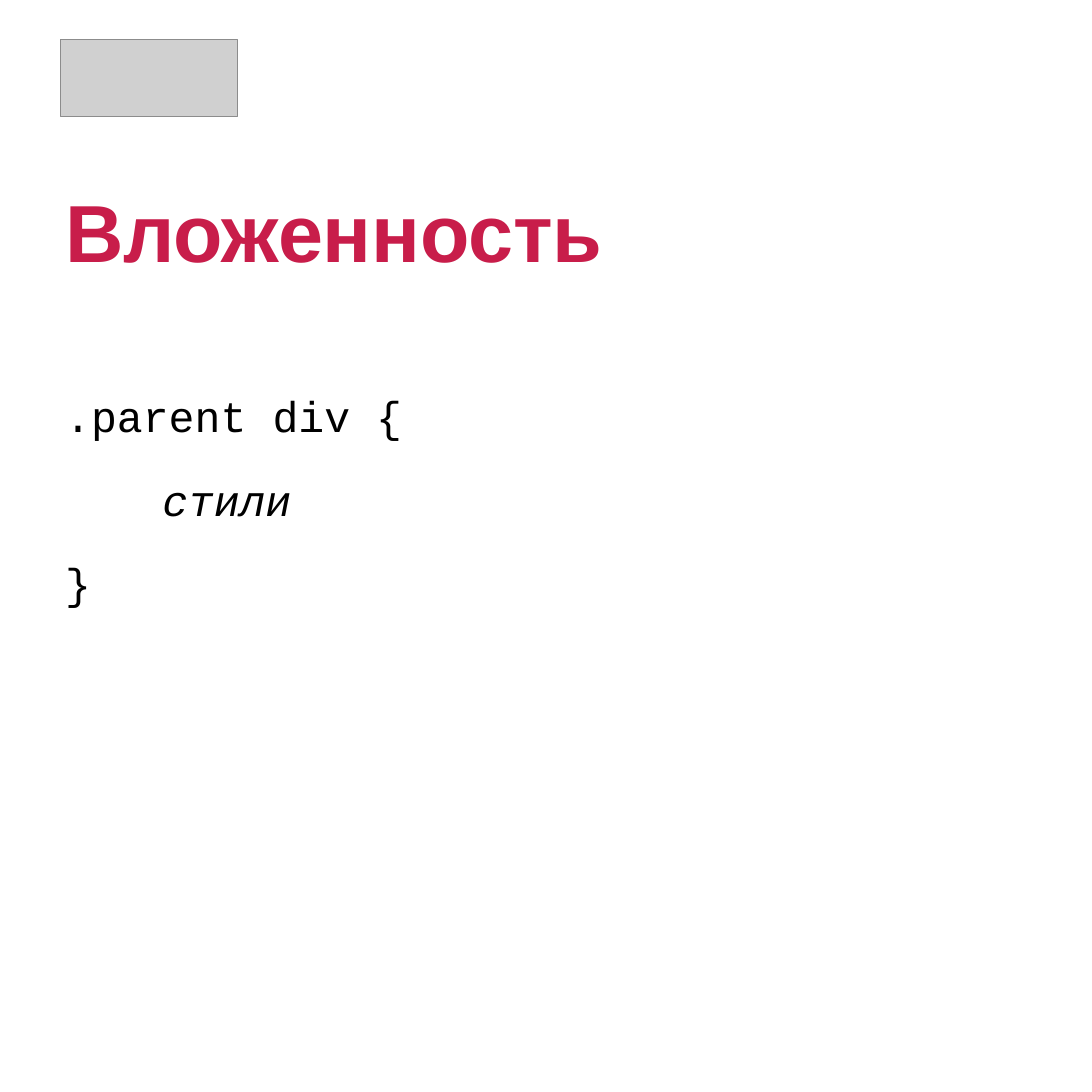
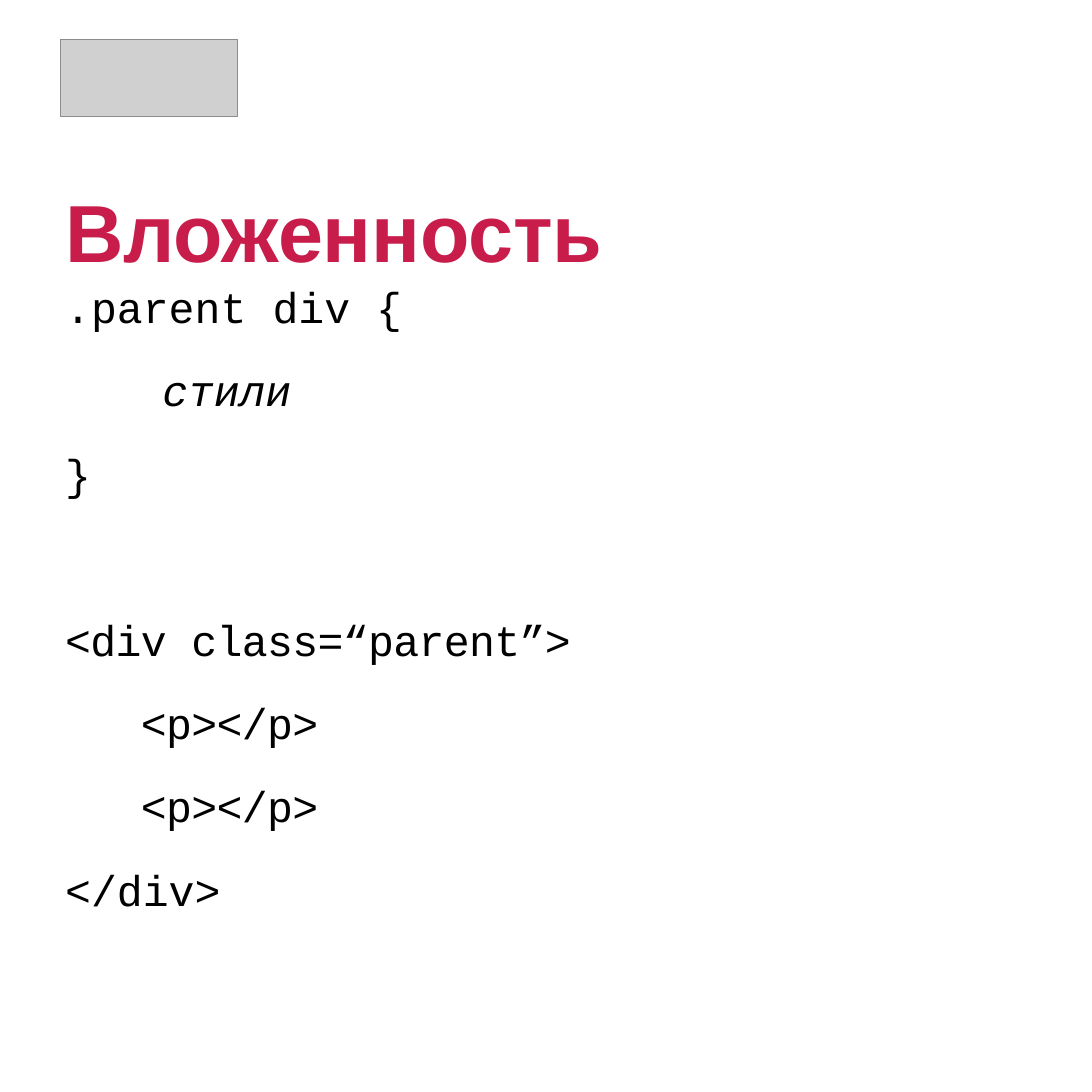
Before and after one commit to zhivs/web_developer, a slide deck: slide 17 of Lection 3 - CSS/CSS - 1 часть.pptx. Drawn at 1092x1092 pixels with LibreOffice and Linux fonts; fonts in the diff are those of the drawing; grey boxes stand for pictures. Boxes give left, top, right and bottom in pixels: in the first picture for what was removed or moved away, otherwise in the second. Text is boxed around its words. In the diff, an @@ line names an element or a change of style, - is before the commit and + after.

```diff
--- a/Lection 3 - CSS/CSS - 1 часть.pptx
+++ b/Lection 3 - CSS/CSS - 1 часть.pptx
@@ text ".parent div {": place and size @@
-text ".parent div {" at (65,401,351,517)
+text ".parent div {" at (65,292,570,907)
@@ text at (65,625,570,907): paragraphs added @@
+<div class=“parent”>
+  <p></p>
+  <p></p>
+</div>
```
Also in this commit, not shown: 1 other slide changed, 5 other files.
